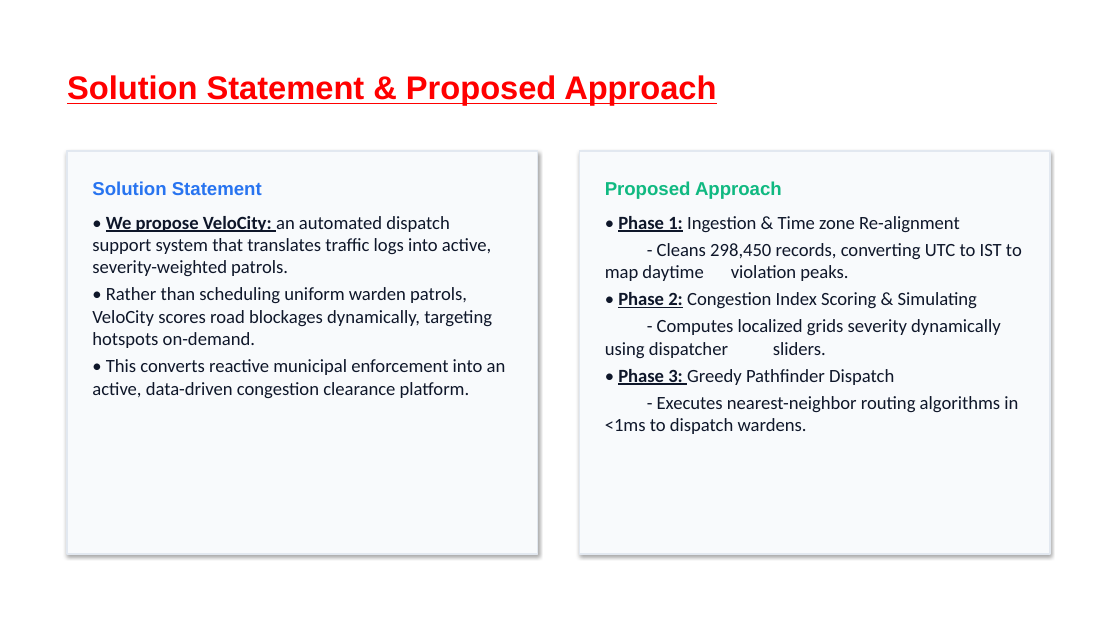
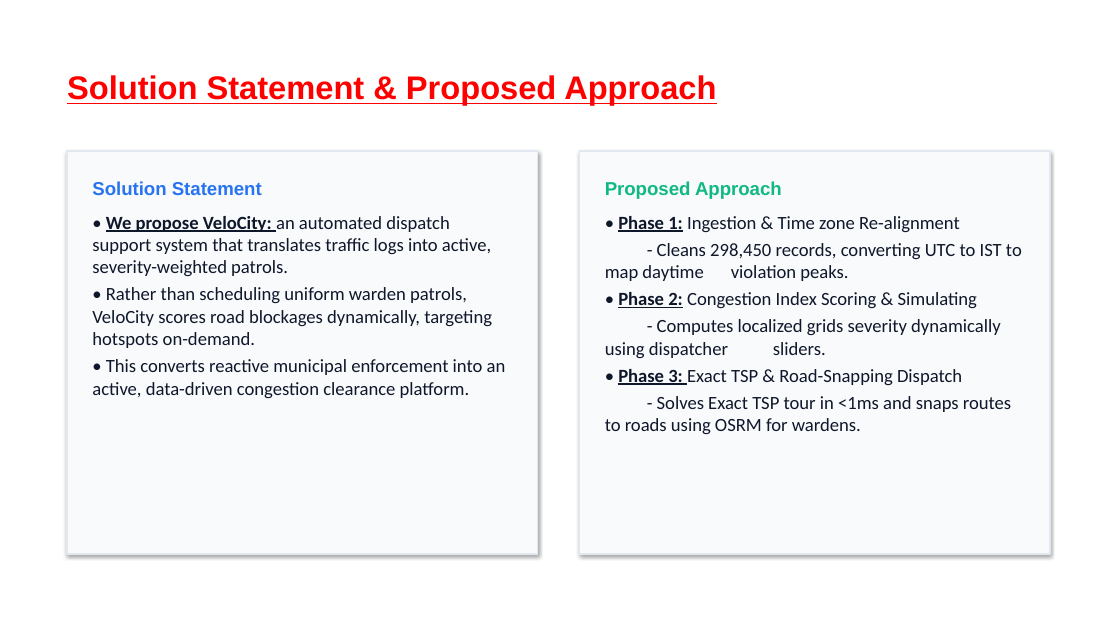
Before and after one commit to sb01022006/ai-parking-congestion-intelligence, a slide deck: slide 6 of Flikart_Grid_Lock_hackathon_Round_2_Confluent.pptx. Drawn at 1120x630 pixels with LibreOffice and Linux fonts; fonts in the diff are those of the drawing; background and template pictures are left out. Boxes give left, top, right and bottom in pixels: in the first picture for what was removed or moved away, otherwise in the second. Text is boxed around its words. In the diff, an @@ line names an element or a change of style, - is before the commit and + after.

Commit message:
Update presentation text for exact TSP and OSRM routing

```diff
--- a/Flikart_Grid_Lock_hackathon_Round_2_Confluent.pptx
+++ b/Flikart_Grid_Lock_hackathon_Round_2_Confluent.pptx
@@ text at (x1=605, y1=369, x2=1011, y2=434): text changed @@
-• Phase 3: Greedy Pathfinder Dispatch
-- Executes nearest-neighbor routing algorithms in <1ms to dispatch wardens.
+• Phase 3: Exact TSP & Road-Snapping Dispatch
+- Solves Exact TSP tour in <1ms and snaps routes to roads using OSRM for wardens.
```
Also in this commit, not shown: 4 other slides changed.
